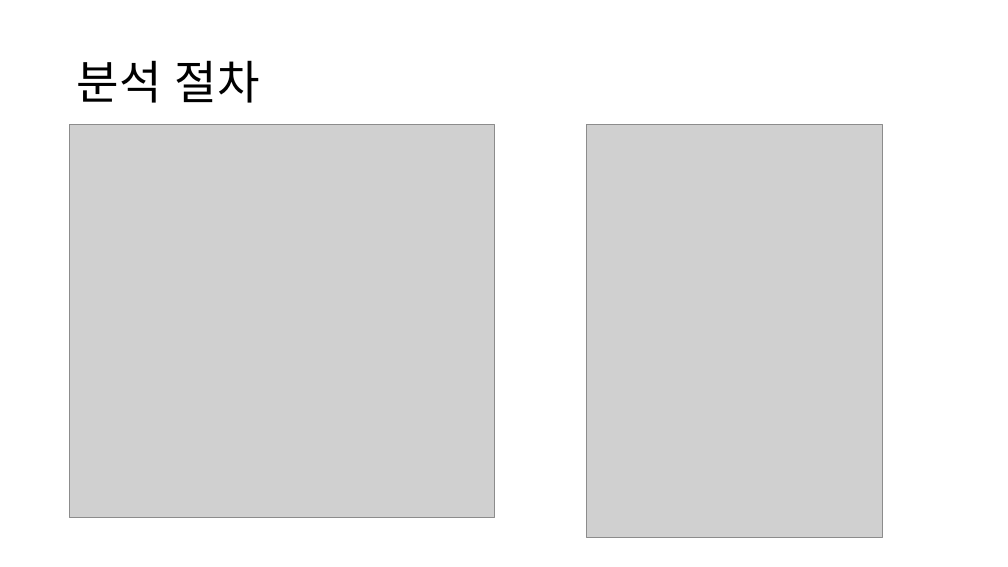
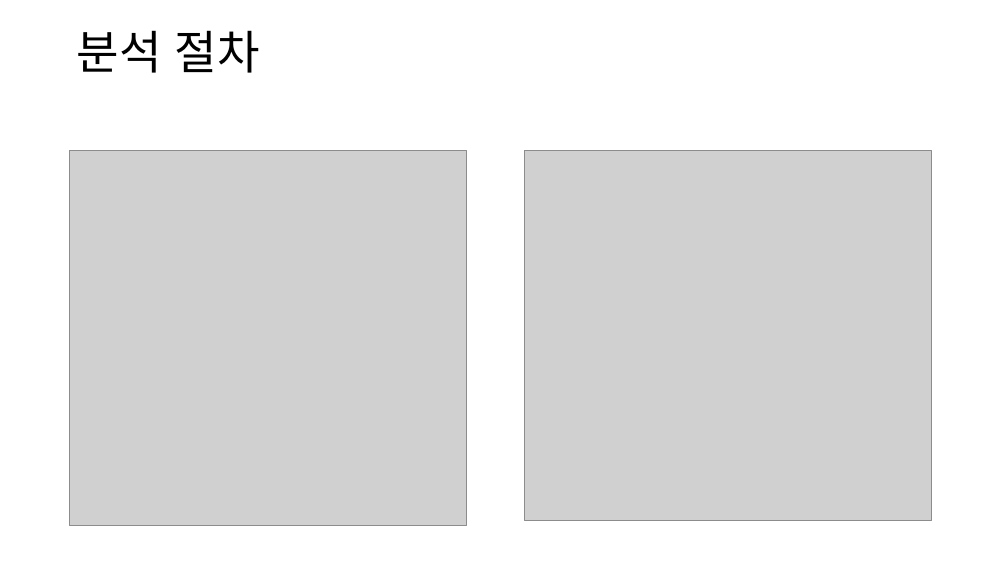
Before and after one commit to DHK810/AIcopywriter, a slide deck: slide 7 of aicopywriter프로젝트진행절차.pptx (slide 6 before the commit). Drawn at 1008x567 pixels with LibreOffice and Linux fonts; fonts in the diff are those of the drawing; grey boxes stand for pictures. Boxes give left, top, right and bottom in pixels: in the first picture for what was removed or moved away, otherwise in the second. Text is boxed around its words. In the diff, an @@ line names an element or a change of style, - is before the commit and + after.

```diff
--- a/aicopywriter프로젝트진행절차.pptx
+++ b/aicopywriter프로젝트진행절차.pptx
@@ title "분석 절차": place and size @@
-title "분석 절차" at bbox=[77, 60, 260, 103]
+title "분석 절차" at bbox=[77, 30, 260, 73]
@@ picture: place and size @@
-picture at bbox=[70, 124, 495, 518]
+picture at bbox=[70, 150, 467, 526]
@@ picture: place and size @@
-picture at bbox=[587, 124, 882, 538]
+picture at bbox=[524, 150, 932, 520]
```
Also in this commit, not shown: 5 other slides changed, 4 slides added, 1 other file.
